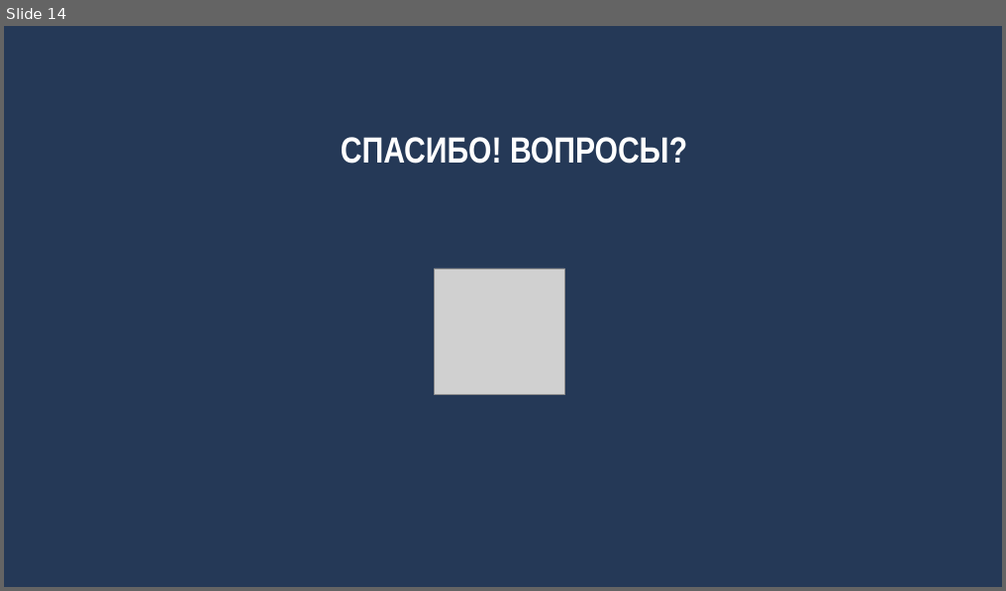
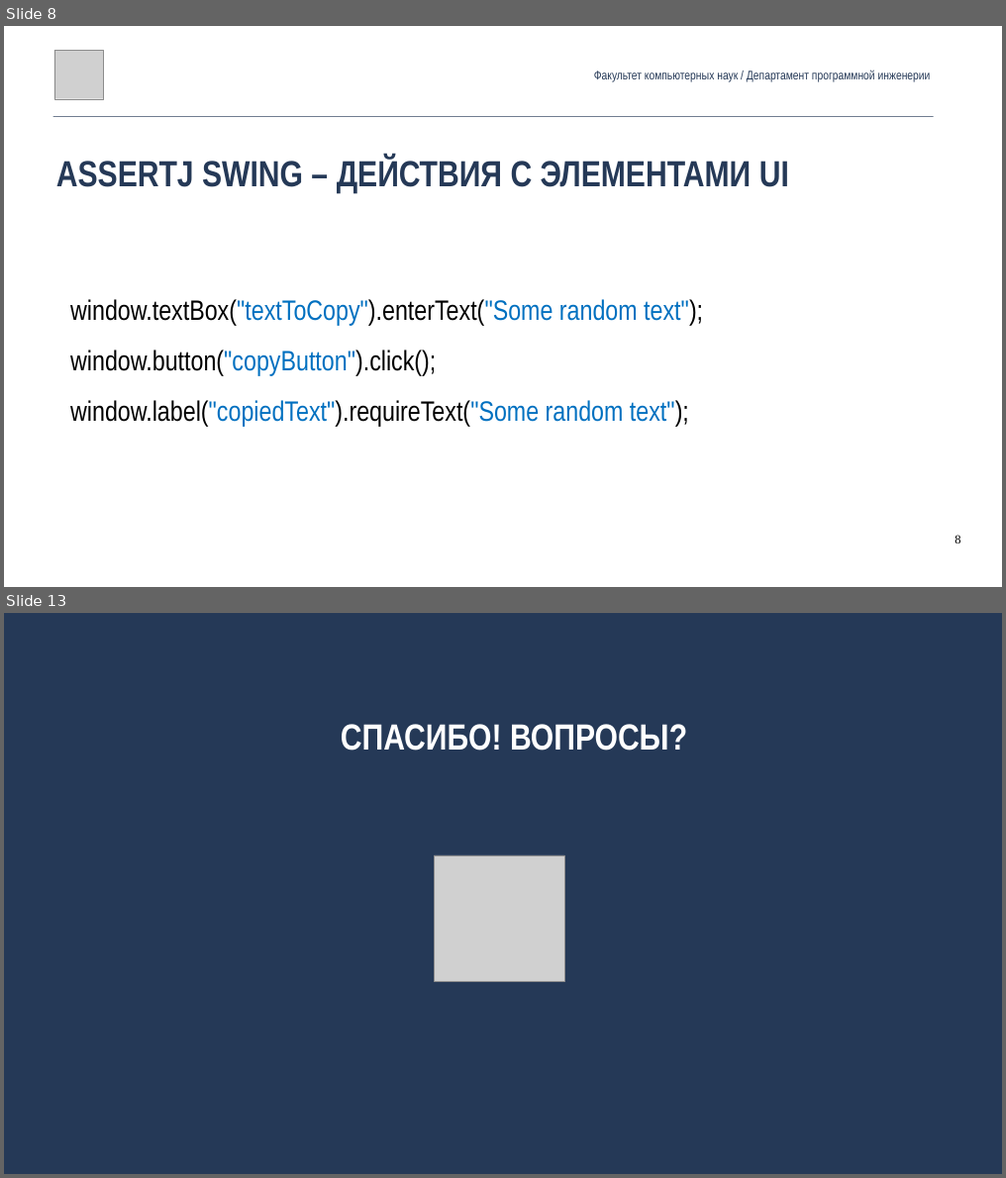
Before and after one commit to andrewt0301/qa-testing-course, a slide deck: seminars/seminar09/Seminar09.pptx. Shown one above the other, each under a label of ours: slide 14 before the commit, slides 8 and 13 after it; the slides between them are not shown. The pictures are 1006x591 and 1006x1178 pixels, drawn with LibreOffice and Linux fonts; fonts in the diff are those of the drawing; grey boxes stand for pictures. Boxes give left, top, right and bottom in pixels: in the first picture for what was removed or moved away, otherwise in the second. Text is boxed around its words. In the diff, an @@ line names an element or a change of style, - is before the commit and + after.

```diff
--- a/seminars/seminar09/Seminar09.pptx
+++ b/seminars/seminar09/Seminar09.pptx
@@ slide 8 added at [4,26,1002,587], background #FFFFFF @@
@@ picture added at [54,50,103,99] @@
@@ text added at [594,70,931,82], 24 pt, text #253957 @@
+Факультет компьютерных наук / Департамент программной инженерии
@@ line added from (54, 116) to (933, 116), #253957 0.99 pt @@
@@ text added at [56,158,789,194], 70 pt, text #253957, bold @@
+ASSERTJ SWING – ДЕЙСТВИЯ С ЭЛЕМЕНТАМИ UI
@@ text added at [70,299,703,427], 54 pt, text #000000 @@
+window.textBox("textToCopy").enterText("Some random text");
+window.button("copyButton").click();
+window.label("copiedText").requireText("Some random text");
@@ page number added at [954,535,960,544], 24 pt, text #000000 @@
+8
@@ what was slide 14 is now slide 13 @@
```
Also in this commit, not shown: 7 slides changed, 4 other slides added, 6 slides removed, 1 other file.
